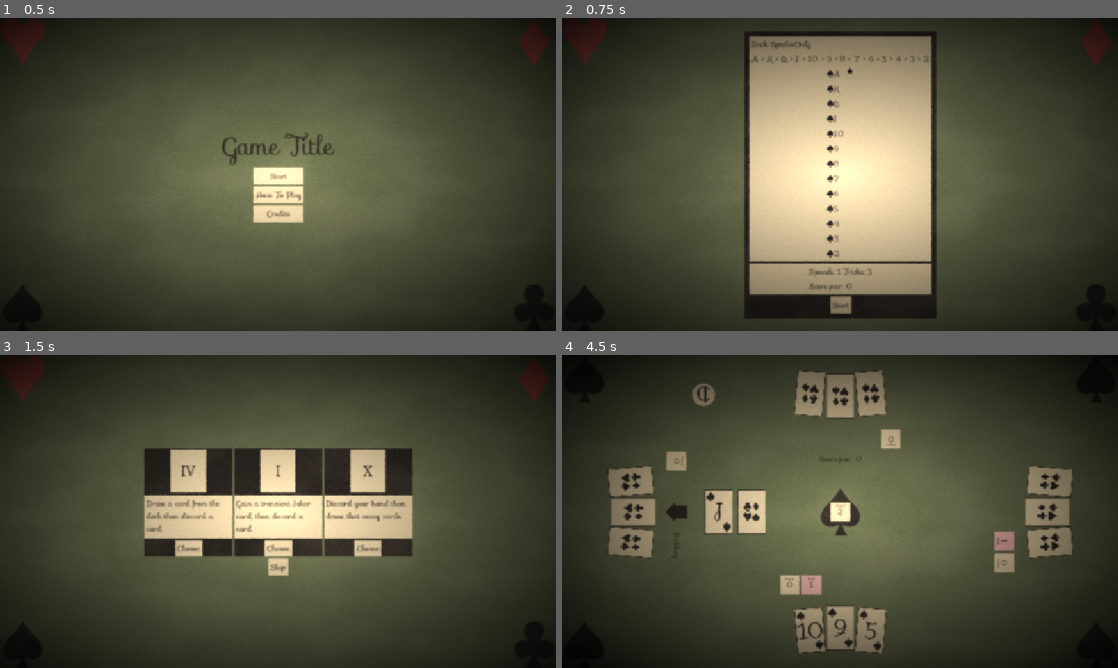
Above: before the commit, frames 1-4 (two rows, left to right).
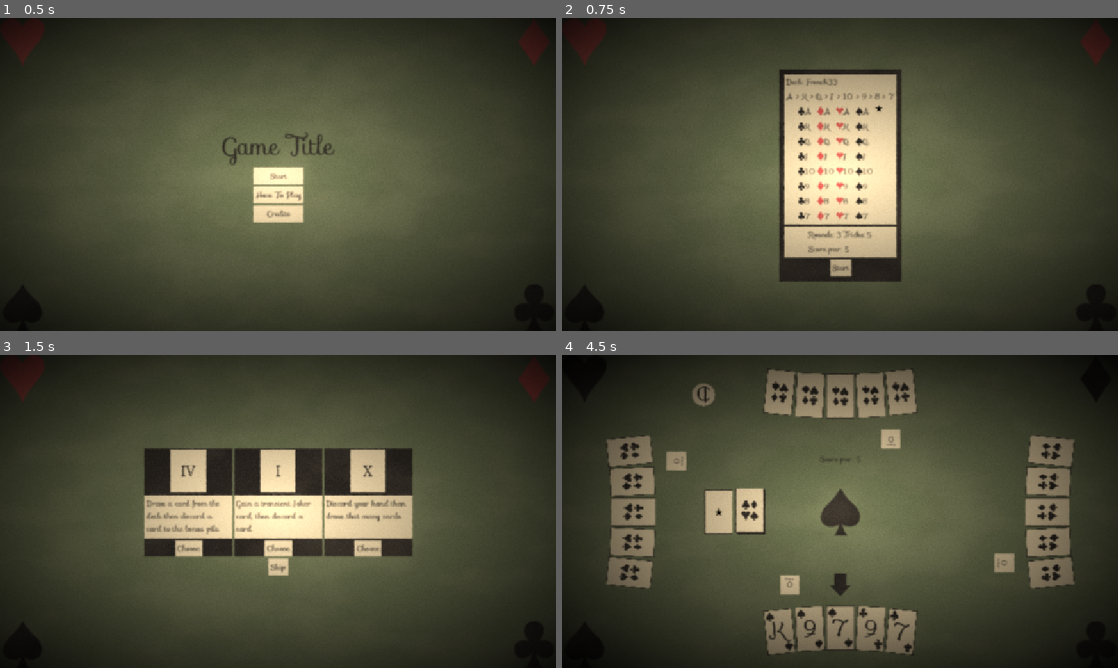
Above: after the commit, the same moments.

Repository: CMurtagh-LGTM/brackeys25.2
Game: Godot game, scene res://Main.tscn
Same seed, same stepped clock (60 frames per second), same inputs: the game is played once before the commit and once after it.
Inputs (mouse positions are in pixels of both pictures, inside the frame that each line leads up to):
- Up to frame 1 (0.5 s): no input
- Up to frame 2 (0.75 s): click "Start" at 0.5 s
- Up to frame 3 (1.5 s): click "Start" at 1.25 s
- Up to frame 4 (4.5 s): click "Skip" at 2 s; move the mouse to (751, 511) at 2.77 s; click (751, 511) at 2.92 s; move the mouse to (739, 511) at 3.52 s; click (739, 511) at 3.67 s; click (834, 558) at 4.25 s, where only the run before the commit has a clickable "1"

Frame 1 is identical in both runs. In frame 2, 22% of the frame differs, in the area x 32-68%, y 4-96%; in frame 3, 0.2%; in frame 4, 8.0%.

Commit message:
Game state refactor

Diff:
--- a/Deck/Deck.gd
+++ b/Deck/Deck.gd
@@ -10,8 +10,6 @@
 	_cards.shuffle()
 
 func add_cards(cards: Array[Card]) -> void:
-	for card: Card in cards:
-		card.conceal()
 	cards = cards.filter(func(card: Card) -> bool: return not card.transient())
 	await _cards.append(cards)
 
--- a/Deck/Stack.gd
+++ b/Deck/Stack.gd
@@ -2,6 +2,10 @@
 extends Node2D
 
 var _cards: Array[Card]
+
+@export var _revealed: bool = false
+
+signal cards_updated
 
 func push_card(card: Card) -> void:
 	_cards.push_back(card)
@@ -9,12 +13,16 @@
 		await card.move_to(self, Vector2.ZERO, 0, Globals.card_stack_time)
 	else:
 		add_child(card)
+	card.reveal(_revealed)
+	cards_updated.emit()
 	_position_cards()
 
 func append(cards: Array[Card]) -> void:
 	_cards.append_array(cards)
 	for card: Card in cards:
 		await card.move_to(self, Vector2.ZERO, 0, Globals.card_stack_time)
+		card.reveal(_revealed)
+	cards_updated.emit()
 	_position_cards()
 
 func shuffle() -> void:
@@ -26,12 +34,14 @@
 func clear() -> Array[Card]:
 	var cards = _cards.duplicate()
 	_cards.clear()
+	cards_updated.emit()
 	return cards
 
 func draw_card() -> Card:
 	assert(not _cards.is_empty())
 	var card: Card = _cards.pop_back()
 	_position_cards()
+	cards_updated.emit()
 	return card
 
 func peek_top() -> Card:
--- a/GameManager/GameManager.gd
+++ b/GameManager/GameManager.gd
@@ -57,11 +57,12 @@
 var _turnup: Card = null
 var _triumphs: Array[Triumph]
 
-var _trump: Suit
 var _current_hand: int = 0
 var _dealer: int = 0
 var _tricks_remaining: int = 0
 var _deals_remaining: int = 0
+
+var _game_state: GameState
 
 var _win_condition_text: String = ""
 
@@ -117,23 +118,18 @@
 
 	_start_game()
 
-# Really this should just be one member that things have a ref to
-func _calculate_game_state() -> GameState:
-	return GameState.new(_trump, _trick.lead_suit(_trump), _deck.deck_info, _trick.get_cards(), _trick.card_count() == _hands.size() - 1)
-
 func _calculate_triumph_game_state() -> TriumphGameState:
-	return TriumphGameState.new(_hands[0], _hands, _deck, _discard_pile, _origin)
+	return TriumphGameState.new(_hands[0], _hands, _deck, _discard_pile, _bonus_pile, _origin)
 
 func _on_hand_play(card: Card) -> void:
 	_hands[_current_hand].lose_turn()
-	card.reveal()
-	await _trick.add_card(card, _trump, _hand_index_to_compass(_current_hand))
+	await _trick.add_card(card, _game_state.trump(), _hand_index_to_compass(_current_hand))
 	_current_hand += 1
 	_current_hand %= _hands.size()
 	if _trick.card_count() >= _hands.size():
 		_end_trick()
 		return
-	_hands[_current_hand].gain_turn(_calculate_game_state())
+	_hands[_current_hand].gain_turn()
 	_point_to_hand(_hand_index_to_compass(_current_hand))
 
 func _start_game() -> void:
@@ -152,8 +148,14 @@
 	_deck.reset()
 	_deck.set_discard_pile(_discard_pile)
 
+	_game_state = GameState.new(_deck_info, _trick, _hands.size())
+	_game_state.trump_changed.connect(_on_update_game_state_trump)
+
+	_bonus_pile.cards_updated.connect(_on_bonus_pile_changed)
+
 	for hand: Hand in _hands:
 		hand.reset()
+		hand.set_game_state(_game_state)
 
 	_hands[0].set_is_player()
 	for hand_index: int in range(1, _hands.size()):
@@ -175,8 +177,7 @@
 func _deal() -> void:
 	_deals_remaining -= 1
 
-	_trump = null;
-	_on_update_trump()
+	_game_state.set_trump(null);
 	_hands[_dealer].set_is_dealer()
 	_current_hand = (_dealer + 1) % _hands.size()
 	assert(_deal_packets[_deal_size-1].reduce(Utils.sum) == _deal_size)
@@ -191,8 +192,7 @@
 	await turnup.move_to(self, globals.viewport_center() + _turnup_position_offset, 0, Globals.card_deal_time)
 	_turnup = turnup
 
-	_trump = turnup.suit(null)
-	_on_update_trump()
+	_game_state.set_trump(turnup.suit(null))
 
 	_tricks_remaining = _deal_size
 	_triumphs_before_bid()
@@ -239,7 +239,7 @@
 		if hand.is_player():
 			await hand.player_bid(disallowed_bid + 1, _deal_size)
 		else:
-			await hand.ai_bid(disallowed_bid + 1, _deal_size, _hands[highest_bidder_index].current_bid(), _deck.peek_top(), _calculate_game_state())
+			await hand.ai_bid(disallowed_bid + 1, _deal_size, _hands[highest_bidder_index].current_bid(), _deck.peek_top())
 
 		if hand.current_bid() > _hands[highest_bidder_index].current_bid():
 			highest_bidder_index = _current_hand
@@ -263,22 +263,22 @@
 	var highest_bidder: Hand = _hands[highest_bidder_index]
 	highest_bidder.add_card(_turnup)
 	_turnup = null
-	var _discarded_cards: Array[Card] = await highest_bidder.discard_to_bonus(_deal_size, _calculate_game_state())
-	for card in _discarded_cards:
-		card.reveal()
+	var _discarded_cards: Array[Card] = await highest_bidder.discard_to_bonus(_deal_size)
 	await _bonus_pile.append(_discarded_cards)
 	_bid_info.visible = false
+
+	_start_trick()
+
+func _on_bonus_pile_changed() -> void:
 	_bonus_label.text = str(_calculate_bonus_score())
-	_bonus_label.visible = true
-
-	_start_trick()
+	_bonus_label.visible = not _bonus_pile.is_empty()
 
 func _start_trick() -> void:
-	_hands[_current_hand].gain_turn(_calculate_game_state())
+	_hands[_current_hand].gain_turn()
 	_point_to_hand(_hand_index_to_compass(_current_hand))
 
 func _end_trick() -> void:
-	var winner: Hand.Compass = _trick.get_winner(_trump)
+	var winner: Hand.Compass = _trick.get_winner(_game_state.trump())
 	_point_to_hand(winner)
 	_current_hand = _compass_to_hand_index(winner)
 	_arrow.modulate = Globals.LIGHT_GREEN
@@ -296,12 +296,12 @@
 func _calculate_bonus_score() -> int:
 	var bonus: int = 0
 	for card: Card in _bonus_pile.get_cards():
-		if card.suit(_trump) != _trump:
+		if card.suit(_game_state.trump()) != _game_state.trump():
 			continue
 		bonus += 1
 		if card.ordinal() > Card.Ordinal.THIRTEEN:
 			bonus += 1
-		if card.get_bower(_trump) != Card.Bower.NONE:
+		if card.get_bower(_game_state.trump()) != Card.Bower.NONE:
 			bonus += 1
 	return bonus
 
@@ -340,23 +340,19 @@
 	else:
 		_end_game()
 
-func _on_update_trump() -> void:
+func _on_update_game_state_trump() -> void:
 	for pip: Sprite2D in _pips:
 		var target_colour: Color = pip.modulate
-		if _trump != null:
-			pip.texture = _trump.texture
+		if _game_state.trump() != null:
+			pip.texture = _game_state.trump().texture
 
 			var a: float = pip.modulate.a
-			pip.modulate = Suit.colours[_trump.colour]
+			pip.modulate = Suit.colours[_game_state.trump().colour]
 			pip.modulate.a = a
-			target_colour = Suit.colours[_trump.colour]
-
-		target_colour.a = float(_trump != null)
+			target_colour = Suit.colours[_game_state.trump().colour]
+
+		target_colour.a = float(_game_state.trump != null)
 		create_tween().tween_property(pip, "modulate", target_colour, 0.2)
-
-	var game_state: GameState = _calculate_game_state()
-	for hand: Hand in _hands:
-		hand.set_game_state(game_state)
 
 func _compass_to_hand_index(compass: Hand.Compass) -> int:
 	return compass as int
--- a/GameManager/GameManager.tscn
+++ b/GameManager/GameManager.tscn
@@ -100,6 +100,7 @@
 
 [node name="Bonus" parent="." instance=ExtResource("8_6wl2n")]
 position = Vector2(760, 324)
+_revealed = true
 
 [node name="Label" type="Label" parent="Bonus"]
 custom_minimum_size = Vector2(56, 30)
--- a/GameManager/GameState.gd
+++ b/GameManager/GameState.gd
@@ -1,15 +1,34 @@
 class_name GameState
 extends RefCounted
 
-var trump: Suit
-var lead_suit: Suit
 var deck_info: DeckInfo
-var trick: Array[Card]
-var last_play: bool
 
-func _init(trump_: Suit, lead_suit_: Suit, deck_info_: DeckInfo, trick_: Array[Card], last_play_: bool):
-	trump = trump_
-	lead_suit = lead_suit_
+var _trump: Suit
+var _trick: Trick
+var _hand_count: int
+
+signal trump_changed
+
+func _init(deck_info_: DeckInfo, trick: Trick, hand_count: int):
 	deck_info = deck_info_
-	trick = trick_
-	last_play = last_play_
+	_trick = trick
+	_hand_count = hand_count
+
+func lead_suit() -> Suit:
+	return _trick.lead_suit(_trump)
+
+func trump() -> Suit:
+	return _trump
+
+func set_trump(trump_: Suit) -> void:
+	_trump = trump_
+	trump_changed.emit()
+
+func players() -> int:
+	return _hand_count
+
+func last_play() -> bool:
+	return _trick.card_count() == _hand_count - 1
+
+func trick() -> Array[Card]:
+	return _trick.get_cards()
--- a/GameManager/TriumphGameState.gd
+++ b/GameManager/TriumphGameState.gd
@@ -5,11 +5,15 @@
 var hands: Array[Hand]
 var deck: Deck
 var discard_pile: Stack
+var bonus_pile: Stack
 var origin: Node2D
 
-func _init(player_: Hand, hands_: Array[Hand], deck_: Deck, discard_pile_: Stack, origin_) -> void:
+var game_state: GameState
+
+func _init(player_: Hand, hands_: Array[Hand], deck_: Deck, discard_pile_: Stack, bonus_pile_: Stack, origin_) -> void:
 	player = player_
 	hands = hands_
 	deck = deck_
 	discard_pile = discard_pile_
+	bonus_pile = bonus_pile_
 	origin = origin_
--- a/Hand/AI.gd
+++ b/Hand/AI.gd
@@ -61,18 +61,18 @@
 	# Find off suit singletons
 	var suit_count: Dictionary[Suit, int] = {}
 	for card: Card in cards:
-		suit_count.get_or_add(card.suit(game_state.trump), 0)
-		suit_count[card.suit(game_state.trump)] += 1
+		suit_count.get_or_add(card.suit(game_state.trump()), 0)
+		suit_count[card.suit(game_state.trump())] += 1
 
 	var decent_singletons: Array[Card] = []
 	for card: Card in cards:
-		if suit_count[card.suit(game_state.trump)] > 1:
-			continue
-		if card.suit(game_state.trump) == game_state.trump:
+		if suit_count[card.suit(game_state.trump())] > 1:
+			continue
+		if card.suit(game_state.trump()) == game_state.trump():
 			continue
 		if card.ordinal() < _ai_info.singleton_threshold:
 			continue
-		if card.get_bower(game_state.trump) != Card.Bower.NONE:
+		if card.get_bower(game_state.trump()) != Card.Bower.NONE:
 			continue
 		decent_singletons.append(card)
 
@@ -85,25 +85,25 @@
 		return best_singleton
 
 	# Find high off suit
-	var best_decent_offsuit: Card = _best_card_ordinal(cards, game_state.trump, game_state.trump, _ai_info.offsuit_threshold)
+	var best_decent_offsuit: Card = _best_card_ordinal(cards, game_state.trump(), game_state.trump(), _ai_info.offsuit_threshold)
 	if best_decent_offsuit:
 		ai_print("lead decent offsuit")
 		return best_decent_offsuit
 
 	# Go fishing for trumps
-	var best_bower: Card = _best_bower(cards, game_state.trump)
+	var best_bower: Card = _best_bower(cards, game_state.trump())
 	if best_bower:
 		ai_print("lead bower")
 		return best_bower
 
 	# Just pick the best off suit
-	var best_offsuit: Card = _best_card_ordinal(cards, game_state.trump, game_state.trump, Card.Ordinal.BOTTOM)
+	var best_offsuit: Card = _best_card_ordinal(cards, game_state.trump(), game_state.trump(), Card.Ordinal.BOTTOM)
 	if best_offsuit:
 		ai_print("lead offsuit")
 		return best_offsuit
 
 	# Somehow we have all trumps and no bowers
-	var best_card: Card = _best_card_ordinal(cards, game_state.trump, null, Card.Ordinal.BOTTOM)
+	var best_card: Card = _best_card_ordinal(cards, game_state.trump(), null, Card.Ordinal.BOTTOM)
 	if best_card == null:
 		@warning_ignore("assert_always_false")
 		assert(0)
@@ -134,31 +134,31 @@
 
 func _middle(game_state: GameState, cards: Array[Card]) -> Card:
 	# Best card if can win else worst card
-	var current_winning_card: Card = Trick.current_winning_card(game_state.trick, game_state.trump)
-
-	var potential_winners: Array[Card] = _potential_winners(current_winning_card, cards, game_state.trump, game_state.lead_suit)
-	var best_winning_card: Card = _best_card_ordinal(potential_winners, game_state.trump, null, Card.Ordinal.BOTTOM)
+	var current_winning_card: Card = Trick.current_winning_card(game_state.trick(), game_state.trump())
+
+	var potential_winners: Array[Card] = _potential_winners(current_winning_card, cards, game_state.trump(), game_state.lead_suit())
+	var best_winning_card: Card = _best_card_ordinal(potential_winners, game_state.trump(), null, Card.Ordinal.BOTTOM)
 
 	if best_winning_card != null:
 		ai_print("played best winning card")
 		return best_winning_card
 
 	ai_print("throw off")
-	return _worst_card_ordinal(cards, game_state.trump)
+	return _worst_card_ordinal(cards, game_state.trump())
 
 func _last(game_state: GameState, cards: Array[Card]) -> Card:
 	# Worst winning card if can win else worst card
-	var current_winning_card: Card = Trick.current_winning_card(game_state.trick, game_state.trump)
-
-	var potential_winners: Array[Card] = _potential_winners(current_winning_card, cards, game_state.trump, game_state.lead_suit)
-	var worst_winning_Card: Card = _worst_card_ordinal(potential_winners, game_state.trump)
+	var current_winning_card: Card = Trick.current_winning_card(game_state.trick(), game_state.trump())
+
+	var potential_winners: Array[Card] = _potential_winners(current_winning_card, cards, game_state.trump(), game_state.lead_suit())
+	var worst_winning_Card: Card = _worst_card_ordinal(potential_winners, game_state.trump())
 
 	if worst_winning_Card != null:
 		ai_print("played worst winning card")
 		return worst_winning_Card
 
 	ai_print("throw off")
-	return _worst_card_ordinal(cards, game_state.trump)
+	return _worst_card_ordinal(cards, game_state.trump())
 
 func decide_card(game_state: GameState, cards: Array[Card]) -> Card:
 	assert(not cards.is_empty())
@@ -167,10 +167,10 @@
 	if randf_range(0, 1) < _mistake_chance:
 		return cards[0]
 
-	if game_state.lead_suit == null:
+	if game_state.lead_suit() == null:
 		return _lead(game_state, cards)
 
-	if not game_state.last_play:
+	if not game_state.last_play():
 		return _middle(game_state, cards)
 
 	return _last(game_state, cards)
@@ -184,7 +184,7 @@
 
 	var score: float = 0.0
 	for card: Card in cards:
-		score += _trick_score_win_change(card, low, high, game_state.trump)
+		score += _trick_score_win_change(card, low, high, game_state.trump())
 
 	score += randfn(0, _bid_deviation)
 
@@ -193,7 +193,7 @@
 		score -= (highest_bid - _ai_info.high_bid + 1) * _ai_info.high_bid_penalty
 
 	if ((score == highest_bid + _ai_info.turnup_score_threshold or score == min_allowed_bid + _ai_info.turnup_score_threshold)
-		and _trick_score_win_change(revealed_card, low, high, game_state.trump) > _ai_info.turnup_reveal_threshold):
+		and _trick_score_win_change(revealed_card, low, high, game_state.trump()) > _ai_info.turnup_reveal_threshold):
 		ai_print("trying for turnup")
 		score += 1
 
@@ -230,9 +230,9 @@
 
 	if _stashing:
 		_stashing = false
-		return _lowest_score_card_index(cards, low, high, game_state.trump, true)
-
-	return _lowest_score_card_index(cards, low, high, game_state.trump, false)
+		return _lowest_score_card_index(cards, low, high, game_state.trump(), true)
+
+	return _lowest_score_card_index(cards, low, high, game_state.trump(), false)
 
 ## Change this card may win a trick,
 ## bowers give more because they could quite possibly gain the lead
--- a/Hand/Hand.gd
+++ b/Hand/Hand.gd
@@ -28,7 +28,7 @@
 var _has_turn: bool = false
 var _is_discarding: bool = false
 
-var _turn_game_state: GameState
+var _game_state: GameState
 
 signal play(Card)
 signal _discard_card(Card)
@@ -44,7 +44,7 @@
 		card.clicked.connect(_on_card_clicked.bind(card))
 		card.hovered.connect(_on_card_hovered.bind(card))
 
-		if _turn_game_state != null and card.get_bower(_turn_game_state.trump):
+		if _game_state != null and card.get_bower(_game_state.trump()):
 			card.highlight(card.get_bower_colour())
 
 	_position_cards()
@@ -81,13 +81,12 @@
 	while _cards.size() > new_hand_size:
 		var card: Card  = await _discard_card
 		cards_discarded.push_back(card)
-		card.conceal()
 		remove_card(card)
 	_is_discarding = false
 	_info_display.visible = false
 	return cards_discarded
 
-func discard_to_bonus(new_hand_size: int, game_state: GameState) -> Array[Card]:
+func discard_to_bonus(new_hand_size: int) -> Array[Card]:
 	_is_discarding = true
 	_info_display.visible = true
 	_info_display_label.text = "Discarding to Bonus"
@@ -97,9 +96,8 @@
 		if _ai == null:
 			card = await _discard_card
 		else:
-			card = _cards[await _ai.decide_bonus_discard(_cards, game_state)]
+			card = _cards[await _ai.decide_bonus_discard(_cards, _game_state)]
 		cards_discarded.push_back(card)
-		card.conceal()
 		remove_card(card)
 	_is_discarding = false
 	_info_display.visible = false
@@ -157,10 +155,10 @@
 	_info_display.visible = false
 	_set_bid_indicator()
 
-func ai_bid(min_allowed_bid: int, max_allowed_bid: int, highest_bid: int, revealed_card: Card, game_state: GameState) -> void:
+func ai_bid(min_allowed_bid: int, max_allowed_bid: int, highest_bid: int, revealed_card: Card) -> void:
 	_info_display.visible = true
 	_info_display_label.text = "Bidding"
-	_current_bid = await _ai.decide_bid(min_allowed_bid, max_allowed_bid, highest_bid, revealed_card, game_state, _cards)
+	_current_bid = await _ai.decide_bid(min_allowed_bid, max_allowed_bid, highest_bid, revealed_card, _game_state, _cards)
 	_info_display.visible = false
 	_set_bid_indicator()
 
@@ -191,21 +189,25 @@
 	clear()
 
 func set_game_state(game_state: GameState) -> void:
-	_turn_game_state = game_state
-	for card: Card in _cards:
-		if card.get_bower(game_state.trump) and _ai == null:
+	if _game_state != null:
+		_game_state.trump_changed.disconnect(_on_trump_update)
+	_game_state = game_state
+	_game_state.trump_changed.connect(_on_trump_update)
+
+func _on_trump_update() -> void:
+	for card: Card in _cards:
+		if card.get_bower(_game_state.trump()) and _ai == null:
 			card.highlight(card.get_bower_colour())
 
-func gain_turn(game_state: GameState) -> void:
+func gain_turn() -> void:
 	_has_turn = true
 	_info_display.visible = true
 	_info_display_label.text = "Playing"
-	set_game_state(game_state)
 
 	for card: Card in _cards:
 		card.set_active(true)
 	if _ai != null:
-		_play_turn(game_state)
+		_play_turn()
 
 func lose_turn() -> void:
 	_has_turn = false
@@ -221,9 +223,9 @@
 func _hand_arc_derivative(x: float) -> float:
 	return 0.5 * x
 
-func _play_turn(game_state: GameState) -> void:
+func _play_turn() -> void:
 	assert(_ai != null)
-	_play_card(await _ai.decide_card(game_state, _cards.filter(_can_play_card)))
+	_play_card(await _ai.decide_card(_game_state, _cards.filter(_can_play_card)))
 
 func _play_card(card: Card) -> void:
 	remove_card(card)
@@ -286,15 +288,15 @@
 	_bid_label.text = str(_current_bid)
 
 func _can_play_card(card: Card) -> bool:
-	var card_suit: Suit = card.suit(_turn_game_state.trump)
+	var card_suit: Suit = card.suit(_game_state.trump())
 
 	# Leading can play any
-	if _turn_game_state.lead_suit == null:
+	if _game_state.lead_suit() == null:
 		return true
 	# Need to follow suit
-	if card_suit == _turn_game_state.lead_suit:
+	if card_suit == _game_state.lead_suit():
 		return true
-	if not Utils.has_suit(_cards, _turn_game_state.lead_suit, _turn_game_state.trump):
+	if not Utils.has_suit(_cards, _game_state.lead_suit(), _game_state.trump()):
 		return true
 	return false
 
--- a/Resources/Triumph/Robber.tres
+++ b/Resources/Triumph/Robber.tres
@@ -6,11 +6,12 @@
 
 [sub_resource type="Resource" id="Resource_c4x0f"]
 script = ExtResource("1_encf5")
+target = 1
 metadata/_custom_type_script = "uid://yssxgene73yk"
 
 [resource]
 script = ExtResource("1_t8pfu")
 texture = ExtResource("2_22j4h")
-description = "Draw a card from the deck than discard a card."
+description = "Draw a card from the deck then discard a card to the bonus pile."
 action = SubResource("Resource_c4x0f")
 metadata/_custom_type_script = "uid://chanul83o6q5u"
--- a/SceneManager.gd
+++ b/SceneManager.gd
@@ -1,8 +1,8 @@
 extends Node
 
 const games: Array[GameInfo] = [
-	preload("res://Resources/Games/One.tres"),
-	preload("res://Resources/Games/Two.tres"),
+	# preload("res://Resources/Games/One.tres"),
+	# preload("res://Resources/Games/Two.tres"),
 	preload("res://Resources/Games/Three.tres"),
 ]
 
--- a/Trick/Trick.gd
+++ b/Trick/Trick.gd
@@ -21,6 +21,7 @@
 
 func add_card(card: Card, trump: Suit, compass: Hand.Compass) -> void:
 	card.set_active(false)
+	card.reveal()
 	await card.move_to(self, _hand_offsets[compass], Globals.hand_rotations[compass])
 	_cards.append(card)
 	_compasses.append(compass)
--- a/Triumph/TriumphAction/DrawAction.gd
+++ b/Triumph/TriumphAction/DrawAction.gd
@@ -1,10 +1,19 @@
 class_name DrawAction
 extends TriumphAction
+
+enum Target {
+	DISCARD, BONUS
+}
+
+@export var target: Target = Target.DISCARD
 
 func before_bid(state: TriumphGameState) -> void:
 	var hand_size:int = state.player.get_hand_size()
 	await state.player.add_card(await state.deck.draw_card())
-	await state.discard_pile.append(await state.player.player_discard(hand_size, "Discard"))
+	if target == Target.DISCARD:
+		await state.discard_pile.append(await state.player.player_discard(hand_size, "Discard"))
+	elif target == Target.BONUS:
+		await state.bonus_pile.append(await state.player.player_discard(hand_size, "Bonus"))
 
 func has_before_bid(_state: TriumphGameState) -> bool:
 	return true
